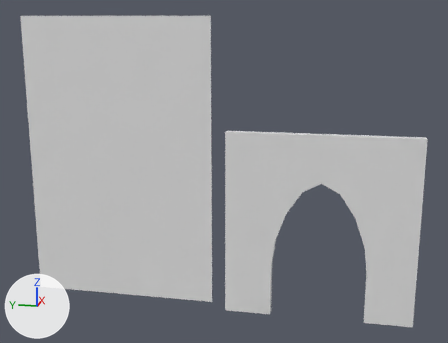
The Blender file Church.blend, before and after one commit.
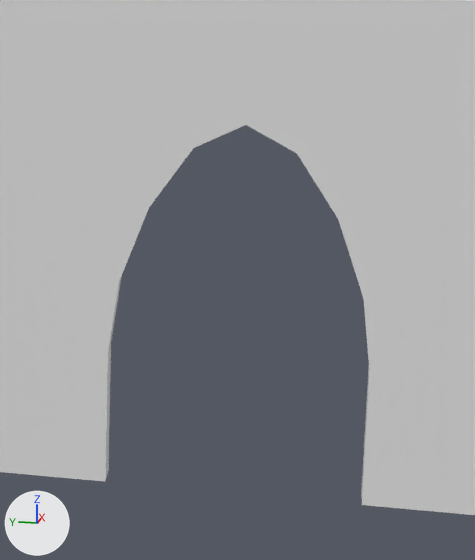
Each version is shown whole from a 50 mm camera at (-12.61, 1.55, 6.27) aimed at (-0.07, 4.05, 3.13), then close up on the part from 52% to 90% of the width and 40% to 100% of the height. Lighting does not change. The marker at lower left points along +X, +Y and +Z.

In view in the first close-up: 'Doorway'.
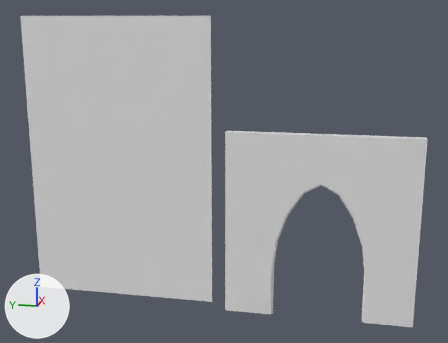
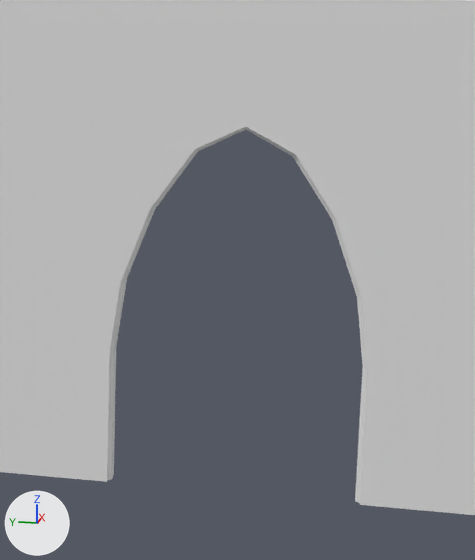
Edits to the scene script, one JSON object a line:
```json
{"op": "add", "block": "cu_doorway_curve_path", "code": ["cu_doorway_curve_path = bpy.data.curves.new('Doorway Curve Path', 'CURVE')", "cu_doorway_curve_path.dimensions = '3D'", "_sp = cu_doorway_curve_path.splines.new('POLY'); _sp.points.add(10)", "_sp.points.foreach_set('co', [0.0, 1.0, 0.0, 0.0, 0.0, 1.0, 1.106, 0.0, 0.0, 0.924, 1.696, 0.0, 0.0, 0.707, 2.308, 0.0, 0.0, 0.383, 2.8, 0.0, 0.0, 0.0, 3.0, 0.0, 0.0, -0.383, 2.8, 0.0, 0.0, -0.707, 2.308, 0.0, 0.0, -0.924, 1.696, 0.0, 0.0, -1.0, 1.106, 0.0, 0.0, -1.0, 0.0, 0.0])", "_sp.order_v = 0", "_sp.resolution_v = 0", "_sp.use_endpoint_u = True", "_sp.use_smooth = False", "cu_doorway_curve_path.use_path_clamp = True", "cu_doorway_curve_path.bevel_mode = 'OBJECT'", "cu_doorway_curve_path.bevel_depth = 0.09", "cu_doorway_curve_path.fill_mode = 'FULL'", "cu_doorway_curve_path.bevel_object = ob_fasets_curve_profile"]}
{"op": "add", "block": "cu_fasets_curve", "code": ["cu_fasets_curve = bpy.data.curves.new('Fasets Curve', 'CURVE')", "cu_fasets_curve.dimensions = '3D'", "_sp = cu_fasets_curve.splines.new('POLY'); _sp.points.add(13)", "_sp.points.foreach_set('co', [-0.15, 0.0, 0.0, 0.01, -0.2, 0.0, 0.0, 0.01, -0.2, 0.0124, 0.0, 0.01, -0.175, 0.0147, 0.0, 0.01, -0.168, 0.0267, -0.000742, 0.01, -0.157, 0.033, 0.0, 0.01, -0.15, 0.0482, 0.0, 0.01, -0.05, 0.0482, 0.0, 0.01, -0.0429, 0.033, 0.0, 0.01, -0.0317, 0.0267, -0.000742, 0.01, -0.0246, 0.0147, 0.0, 0.01, 0.0, 0.0124, 0.0, 0.01, 0.0, 0.0, 0.0, 0.01, -0.1, 0.0, 0.0, 0.01])", "_sp.order_v = 0", "_sp.resolution_u = 3", "_sp.resolution_v = 0", "_sp.use_cyclic_u = True", "_sp.use_smooth = False", "cu_fasets_curve.use_path_clamp = True", "cu_fasets_curve.bevel_resolution = 0", "cu_fasets_curve.resolution_u = 3", "cu_fasets_curve.fill_mode = 'FULL'"]}
{"op": "add", "block": "ob_doorway_curve_path", "code": ["ob_doorway_curve_path = bpy.data.objects.new('Doorway Curve Path', cu_doorway_curve_path)", "ob_doorway_curve_path.location = (0.0, 2.0, 0.0)"]}
{"op": "add", "block": "ob_fasets_curve_profile", "code": ["ob_fasets_curve_profile = bpy.data.objects.new('Fasets Curve profile', cu_fasets_curve)", "ob_fasets_curve_profile.location = (0.535, -0.795, -0.418)"]}
```

What differs and where, as boxes (x1, y1, x2, y2) in the close-ups (475 x 560 px):
```json
{"object": "Doorway Curve Path", "change": "added", "after": [105, 125, 370, 505]}
```
